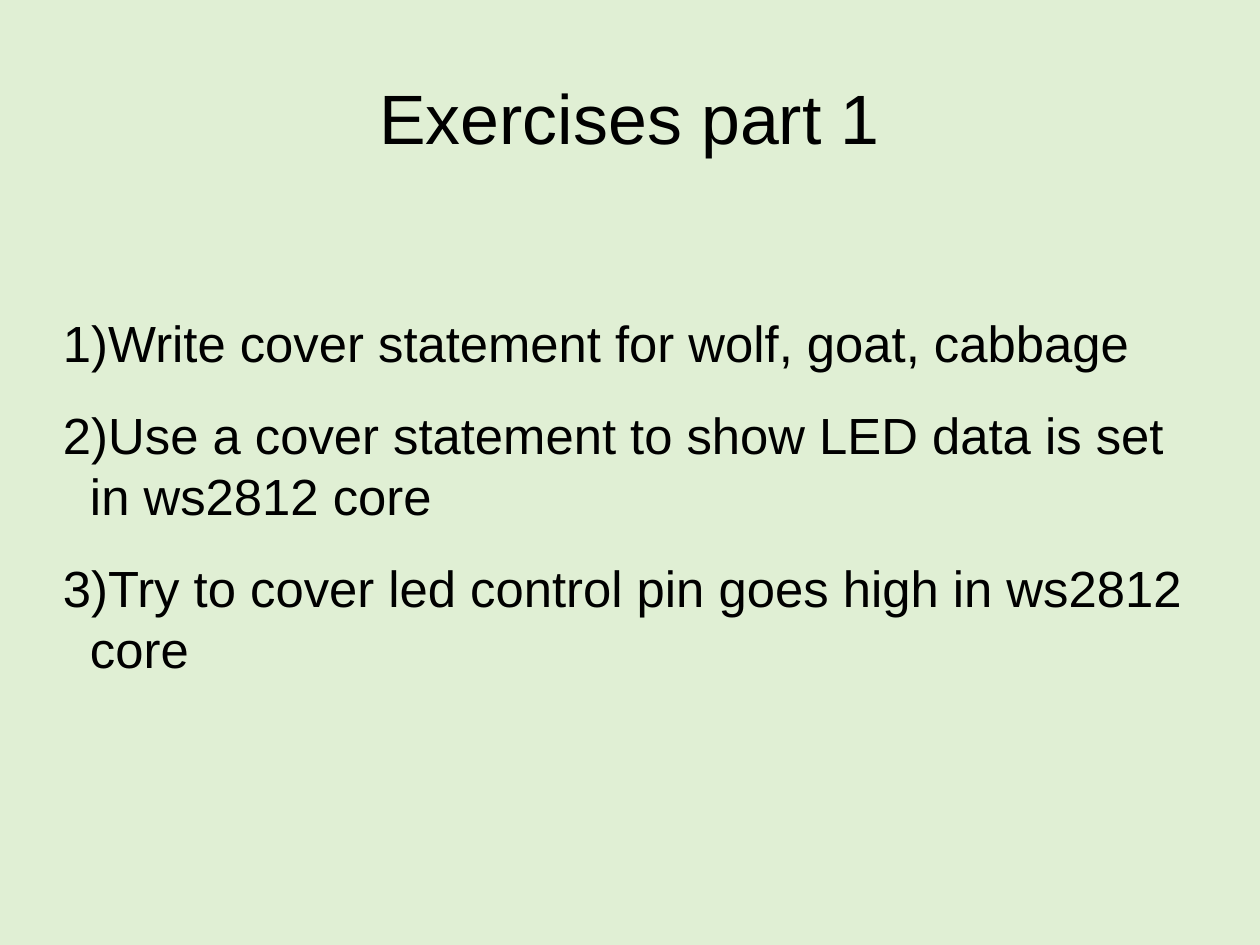
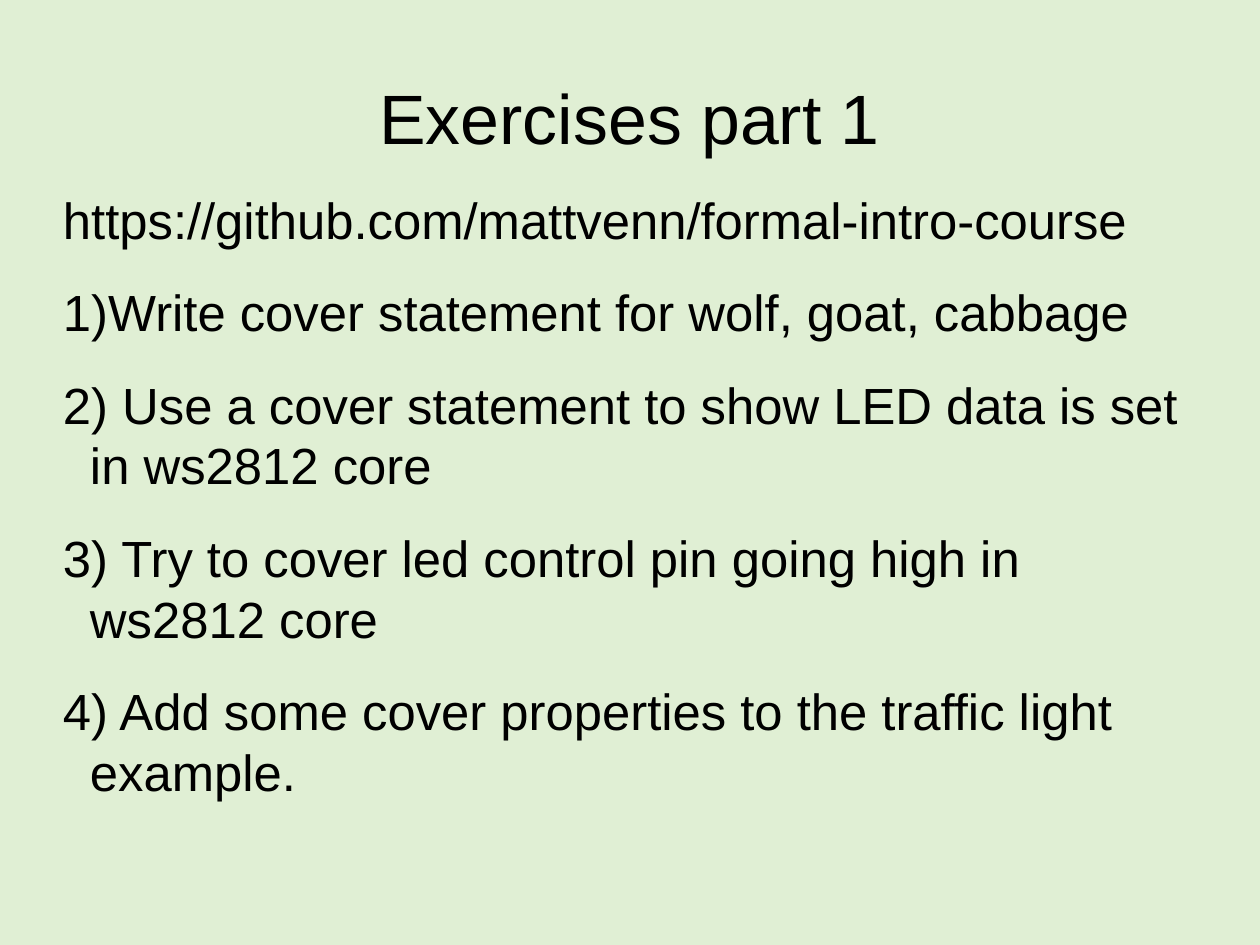
Before and after one commit to mattvenn/formal-intro-course, a slide deck: slide 15 of intro-course-slides.odp. Drawn at 1260x945 pixels with LibreOffice and Linux fonts; fonts in the diff are those of the drawing. Boxes give left, top, right and bottom in pixels: in the first picture for what was removed or moved away, otherwise in the second. Text is boxed around its words. In the diff, an @@ line names an element or a change of style, - is before the commit and + after.

```diff
--- a/intro-course-slides.odp
+++ b/intro-course-slides.odp
@@ subtitle at [63, 202, 1127, 249]: paragraph added @@
+https://github.com/mattvenn/formal-intro-course
@@ subtitle "https://github.com/mattvenn/formal-intro-course": place and size @@
-subtitle "https://github.com/mattvenn/formal-intro-course" at [63, 325, 1181, 669]
+subtitle "https://github.com/mattvenn/formal-intro-course" at [63, 202, 1178, 802]
@@ subtitle at [90, 540, 1112, 802]: text changed @@
-3) Try to cover led control pin goes high in ws2812 core
+3) Try to cover led control pin going high in ws2812 core
+4) Add some cover properties to the traffic light example.
```
Also in this commit, not shown: 1 other slide changed, 1 slide added.
